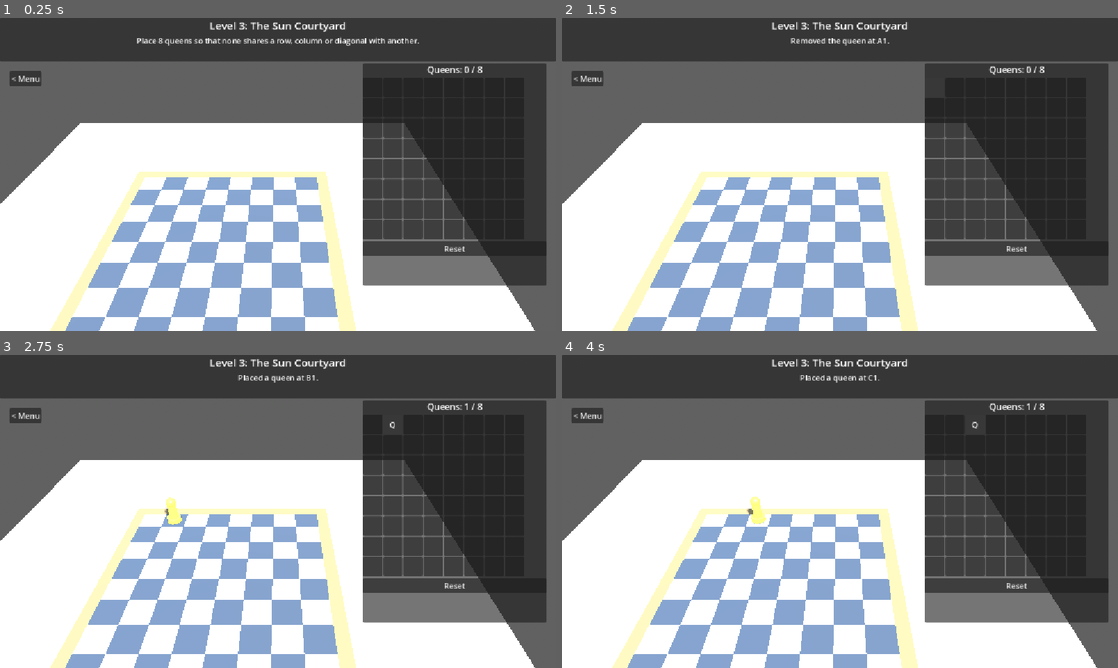
Above: before the commit, frames 1-4 (two rows, left to right).
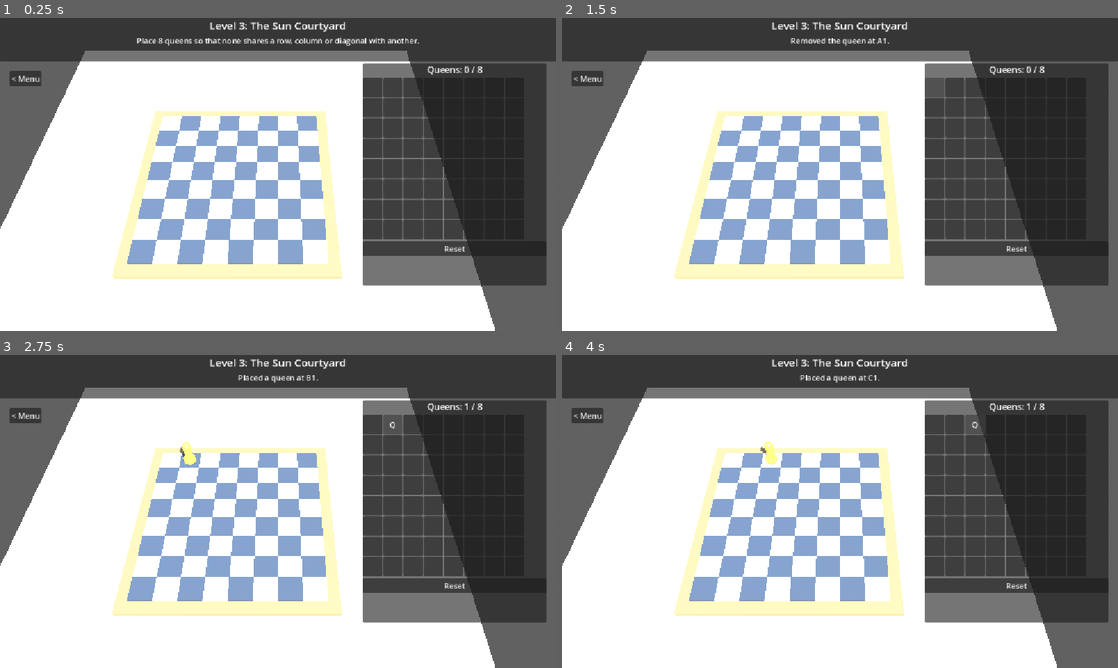
Above: after the commit, the same moments.

Repository: eytschjey/seproject
Game: Godot game, scene res://scenes/levels/Level03_SunCourtyard.tscn
Two runs of this game, one before a commit and one after it. Both use one fixed random seed, a clock stepped at 60 frames per second and the inputs below. This scene is started directly instead of the project's main scene.
Inputs (mouse positions are in pixels of both pictures, inside the frame that each line leads up to):
- Up to frame 1 (0.25 s): no input
- Up to frame 2 (1.5 s): click (934, 86) at 0.52 s; click "Q" at 1.25 s
- Up to frame 3 (2.75 s): click (394, 423) at 2.02 s
- Up to frame 4 (4 s): click "Q" at 2.75 s; click (973, 423) at 3.52 s

The runs differ from the first frame. In frame 1, 34% of the frame differs, in the area x 0-97%, y 10-100%; in frame 2, 34%; in frame 3, 34%; in frame 4, 34%.

Commit message:
Adjust Camera3D framing in Level 3 and Level 4 to make entire board fully visible

Diff:
--- a/scenes/levels/Level03_SunCourtyard.tscn
+++ b/scenes/levels/Level03_SunCourtyard.tscn
@@ -39,8 +39,8 @@
 shadow_enabled = true
 
 [node name="Camera3D" type="Camera3D" parent="."]
-transform = Transform3D(1, 0, 0, 0, 0.8, 0.6, 0, -0.6, 0.8, 2.2, 9.5, 8.5)
-fov = 50.0
+transform = Transform3D(1, 0, 0, 0, 0.573576, 0.819152, 0, -0.819152, 0.573576, 2, 14, 9.5)
+fov = 46.0
 
 [node name="Courtyard" type="Node3D" parent="."]
 
--- a/scenes/levels/Level04_KnightsChasm.tscn
+++ b/scenes/levels/Level04_KnightsChasm.tscn
@@ -42,8 +42,8 @@
 shadow_enabled = true
 
 [node name="Camera3D" type="Camera3D" parent="."]
-transform = Transform3D(1, 0, 0, 0, 0.8, 0.6, 0, -0.6, 0.8, 2.2, 9.5, 8.5)
-fov = 50.0
+transform = Transform3D(1, 0, 0, 0, 0.573576, 0.819152, 0, -0.819152, 0.573576, 2, 14, 9.5)
+fov = 46.0
 
 [node name="Cavern" type="Node3D" parent="."]
 
